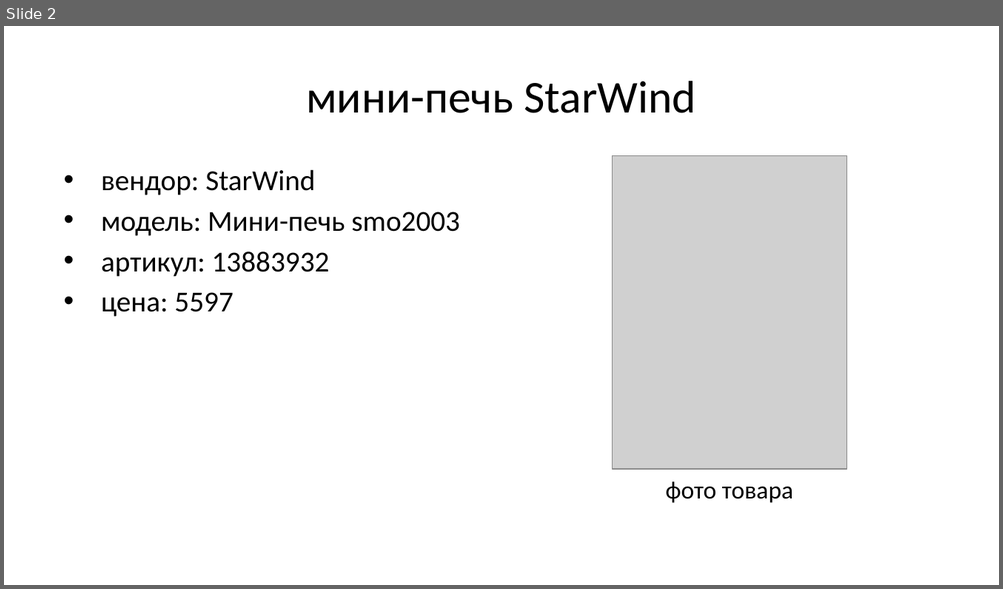
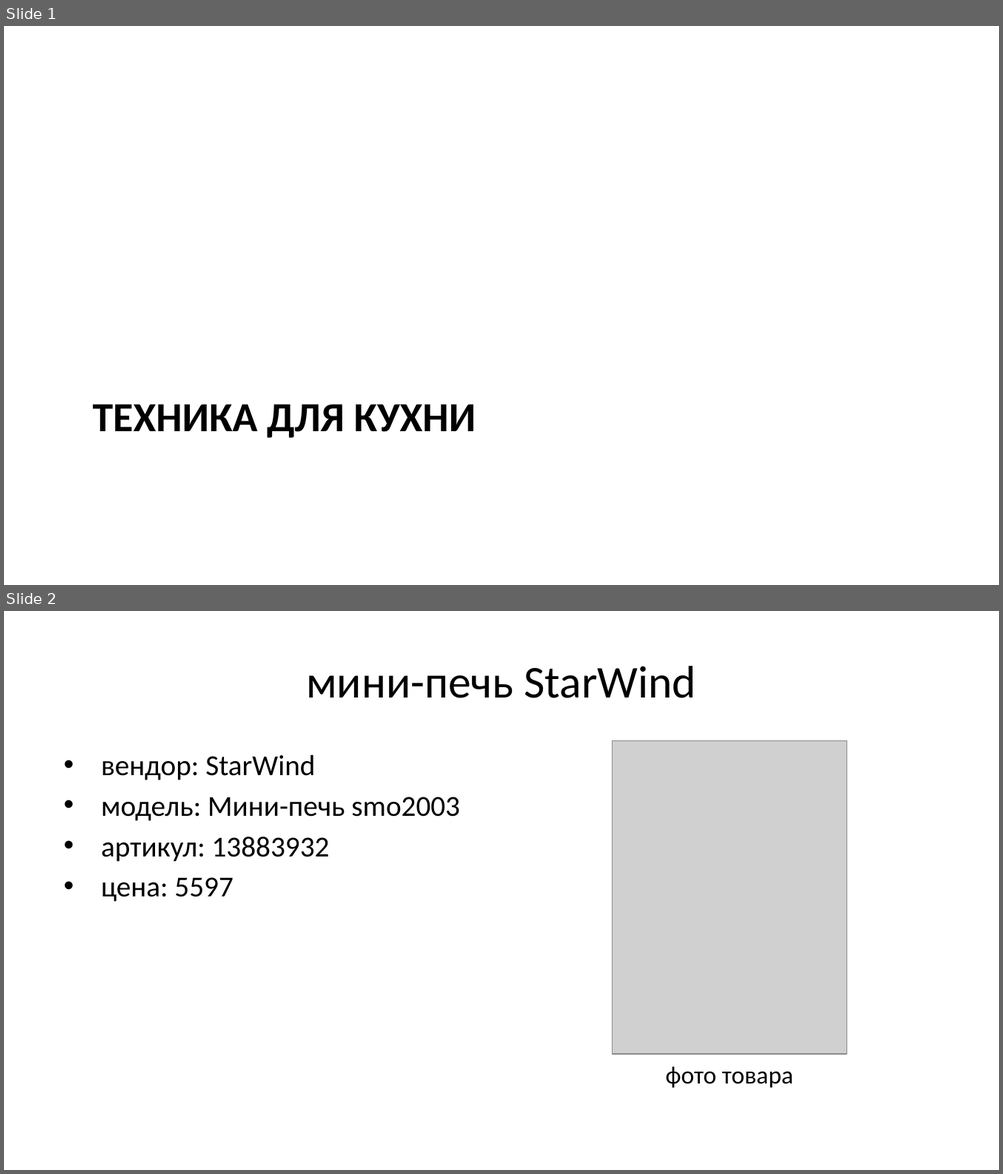
Before and after one commit to zh-dasha/pandoc-lab, a slide deck: pres0.pptx. Shown one above the other, each under a label of ours: slide 2 before the commit, slides 1 and 2 after it. The pictures are 1003x589 and 1003x1174 pixels, drawn with LibreOffice and Linux fonts; fonts in the diff are those of the drawing; grey boxes stand for pictures. Boxes give left, top, right and bottom in pixels: in the first picture for what was removed or moved away, otherwise in the second. Text is boxed around its words. In the diff, an @@ line names an element or a change of style, - is before the commit and + after.

```diff
--- a/pres0.pptx
+++ b/pres0.pptx
@@ slide 1 added at bbox=[4, 26, 999, 585], background #FFFFFF @@
@@ title added at bbox=[93, 404, 476, 438], 30 pt, text #000000, bold @@
+ТЕХНИКА ДЛЯ КУХНИ
```
Also in this commit, not shown: 1 other slide added, 1 slide removed, 2 other files.
